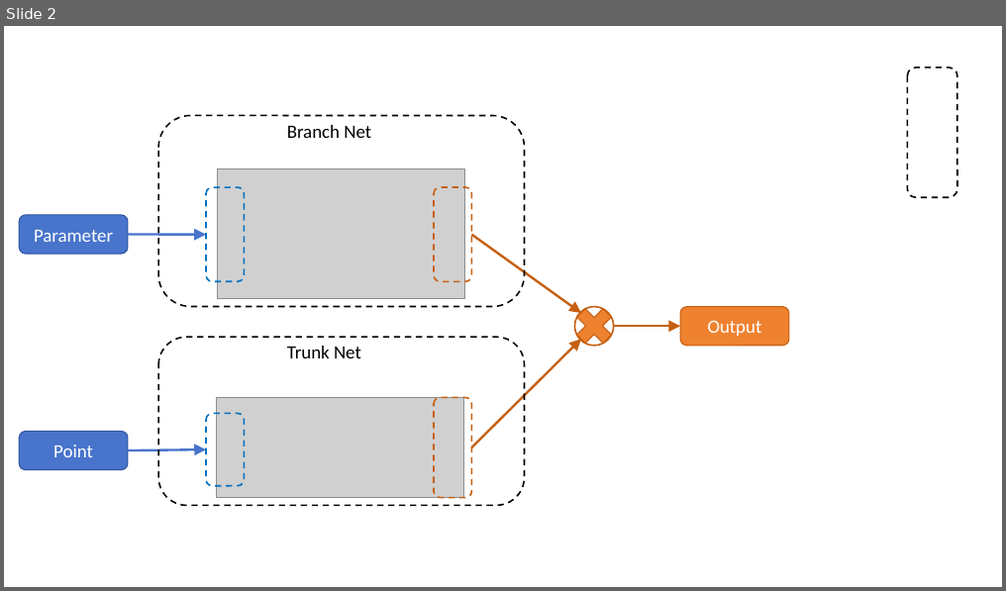
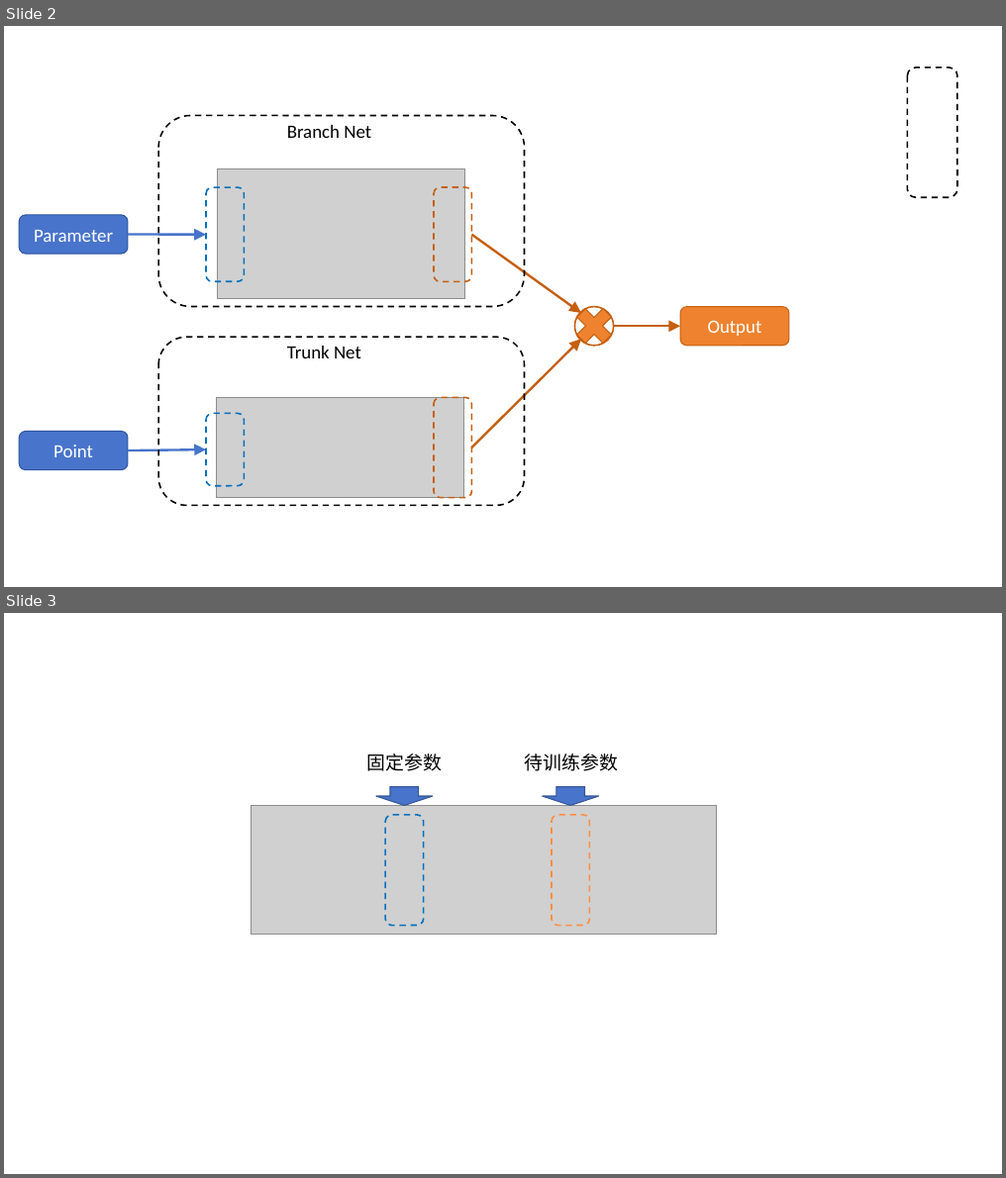
Before and after one commit to hanrui2003/pinn-pytorch, a slide deck: MLDA/论文画图.pptx. Shown one above the other, each under a label of ours: slide 2 before the commit, slides 2 and 3 after it. The pictures are 1006x591 and 1006x1178 pixels, drawn with LibreOffice and Linux fonts; fonts in the diff are those of the drawing; grey boxes stand for pictures. Boxes give left, top, right and bottom in pixels: in the first picture for what was removed or moved away, otherwise in the second. Text is boxed around its words. In the diff, an @@ line names an element or a change of style, - is before the commit and + after.

```diff
--- a/MLDA/论文画图.pptx
+++ b/MLDA/论文画图.pptx
@@ slide 3 added at bbox=[4, 613, 1002, 1174], background #FFFFFF @@
@@ text added at bbox=[366, 754, 442, 771], 18 pt, text #000000 @@
+固定参数
@@ text added at bbox=[525, 754, 618, 771], 18 pt, text #000000 @@
+待训练参数
@@ down arrow added at bbox=[376, 786, 433, 805], fill #4874CB, outline #355696 1 pt @@
@@ down arrow added at bbox=[543, 786, 599, 805], fill #4874CB, outline #355696 1 pt @@
@@ picture added at bbox=[251, 805, 716, 934] @@
@@ picture added at bbox=[386, 815, 426, 845] @@
@@ rounded rectangle added at bbox=[386, 815, 424, 926], outline #0070C0 1.5 pt dashed @@
@@ picture added at bbox=[552, 815, 592, 845] @@
@@ rounded rectangle added at bbox=[552, 815, 590, 926], outline #FF8D41 1.5 pt dashed @@
@@ picture added at bbox=[386, 845, 428, 875] @@
@@ picture added at bbox=[552, 845, 592, 875] @@
@@ picture added at bbox=[386, 895, 428, 925] @@
@@ picture added at bbox=[552, 895, 592, 925] @@
```
Also in this commit, not shown: 4 other slides added, 1 slide removed, 15 other files.
